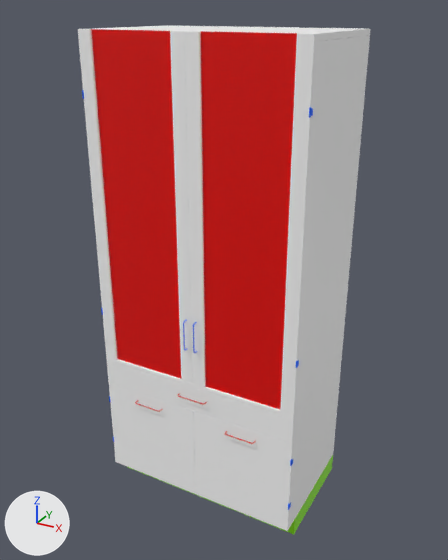
Before and after pictures for a commit that changed the FBX model src/environment/laboratory/assets/cabinet/Cabinet01b.fbx.
The view is the same before and after, from a camera (50 mm lens) standing at (1.29, -2.3, 2.33) and looking at (-0.01, 0.06, 1.15). The lights are fixed; the arrows at lower left show +X, +Y and +Z. The older version comes first. Where no turn or scale is listed for an object, it has been applied to the vertices. Vertices at exactly the same position are counted once.

Objects in the first picture: 'Cabinet01b', 'CabinetDoor01', 'CabinetDoor02', 'Drawer01', 'Drawer02', 'Drawer03'.
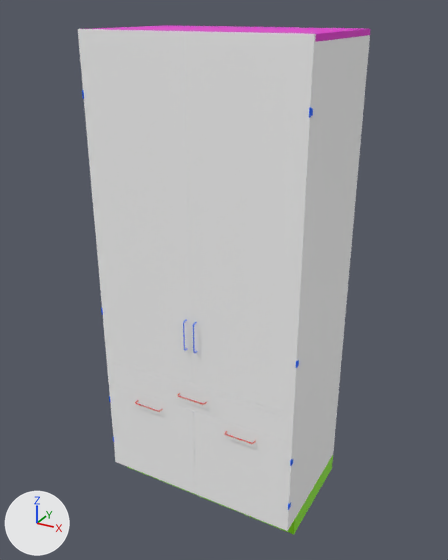
Where the newer file only moved an object's origin or applied its transform, the numbers keep the older frame.

The change, as a diff of the scene's bpy script:
```diff
--- a/src/environment/laboratory/assets/cabinet/Cabinet01b.fbx.py
+++ b/src/environment/laboratory/assets/cabinet/Cabinet01b.fbx.py
@@ mat_top @@
+mat_top = principled_material('Top')
+mat_top.base_color = (0.8, 0.00468, 0.648)  # pink #e70fd3
@@ mat_material__1_002 @@
+mat_material__1_002 = principled_material('Material #1.002')
+mat_material__1_002.base_color = (0.98, 0.98, 0.98)  # white #fdfdfd
+mat_material__1_002.roughness = 0.553
@@ mat_material__79_002 @@
+mat_material__79_002 = principled_material('Material #79.002')
+mat_material__79_002.base_color = (0.0, 0.118, 1.0)  # blue #0060ff
+mat_material__79_002.roughness = 0.553
@@ mat_material__3_002 @@
+mat_material__3_002 = principled_material('Material #3.002')
+mat_material__3_002.base_color = (0.259, 0.824, 0.0)  # green #8bea00
+mat_material__3_002.roughness = 0.553
@@ me_mesh @@
 me_mesh.from_pydata(...)  # 1265 vertices, 2380 faces; spans x -0.5..0.5, y -0.25..0.38, z 0.0..2.25
 # used by ob_cabinet01b; location = (0.0, 0.0, 0.0)
-me_mesh.materials.append(mat_material__3)  # green #8bea00
-me_mesh.materials.append(mat_material__79)  # blue #0060ff
+# me_mesh part 2: 44 of the faces centred in x -0.5..0.5, y -0.24..0.37, z 2.22..2.25 switch from mat_material__1 (white #fdfdfd) to mat_top (pink #e70fd3)
+me_mesh.materials.append(mat_material__1_002)  # white #fdfdfd
+me_mesh.materials.append(mat_material__3_002)  # green #8bea00
+me_mesh.materials.append(mat_material__79_002)  # blue #0060ff
@@ me_mesh_005 @@
 # used by ob_cabinetdoor02; location = (0.5, -0.25, 1.125)
-me_mesh_005.from_pydata(...)  # 124 vertices, 114 faces; spans x -0.5..0.0, y -0.03..0.01, z -0.38..1.12
-me_mesh_005.materials.append(mat_material__1)  # white #fdfdfd
-me_mesh_005.materials.append(mat_material__4)  # red #e30000
-me_mesh_005.materials.append(mat_material__79)  # blue #0060ff
+me_mesh_005.from_pydata(...)  # 164 vertices, 159 faces; spans x -1.0..0.0, y -0.03..0.01, z -0.37..1.12
+# me_mesh_005 part 1: 40 vertices removed from x -0.44..-0.06, y 0.0..0.01, z -0.38..1.12; 20 vertices added at x -1.0..-0.5, y 0.0..0.01, z -0.37..1.12
+# other edits to the shape of me_mesh_005 do not show in these pictures
+me_mesh_005.materials.append(mat_material__1_002)  # white #fdfdfd
+me_mesh_005.materials.append(mat_material__79_002)  # blue #0060ff
@@ ob_cabinetdoor01 @@
-ob_cabinetdoor01 = bpy.data.objects.new('CabinetDoor01', me_mesh_004)
-ob_cabinetdoor01.location = (-0.5, -0.25, 1.115)
```

Boxes (x1, y1, x2, y2) around the edits, measured in the pictures (448 x 560 px; the box of a moved part takes in the faces that stretch with it):
'CabinetDoor02', reshaped (81% wider)
    before: (185, 31, 316, 415)
    after: (78, 29, 316, 415)
'CabinetDoor01', deleted
    before: (78, 29, 193, 384)
    faces in mat_material__4 (red #e30000): (91, 29, 181, 378)
    faces in mat_material__1 (white #fdfdfd): (78, 29, 193, 384)
part 1 of me_mesh_005, moved or reshaped
    before: (185, 31, 314, 412)
    after: (82, 29, 185, 381)
part 2 of me_mesh, recoloured (white to pink)
    both: (92, 25, 371, 42)
